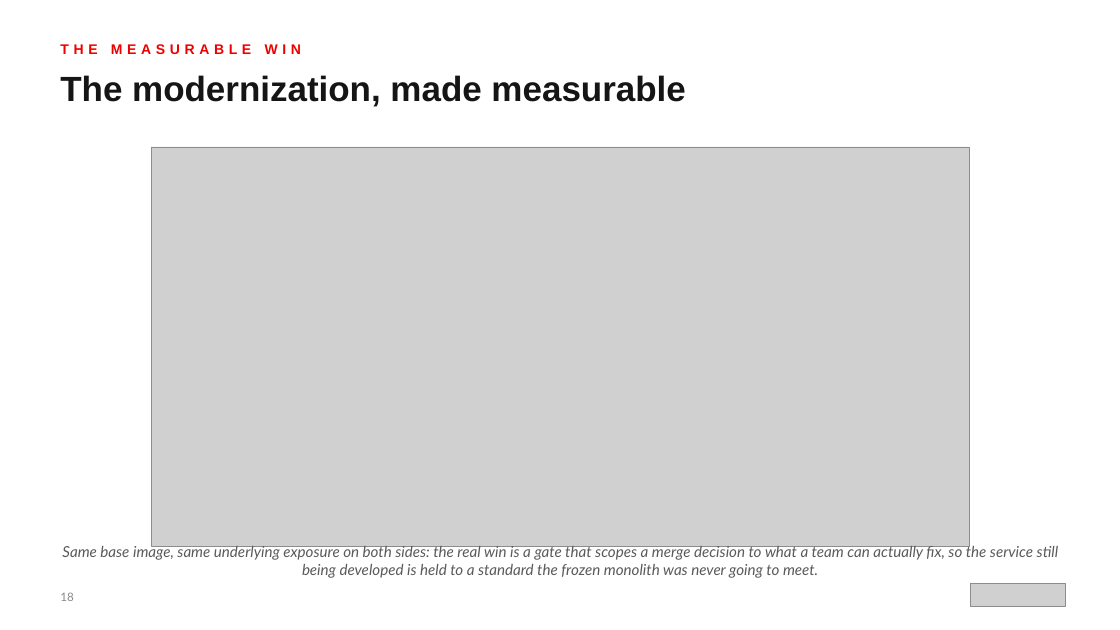
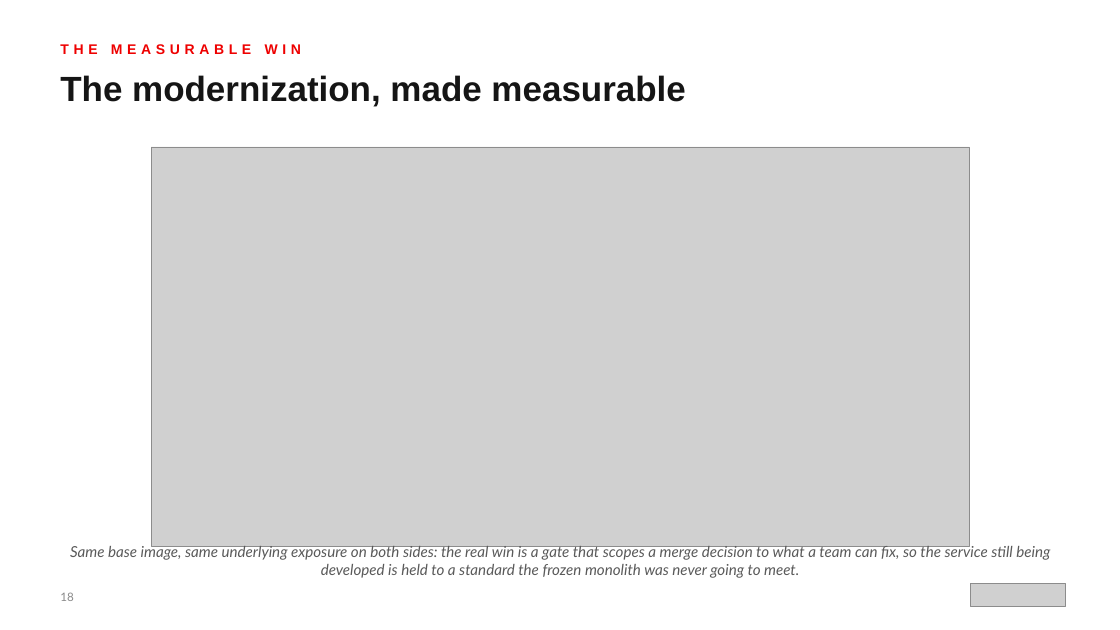
Before and after one commit to patterncatalyst/modernizing-enterprise-applications-python, a slide deck: slide 18 of presentation/lgtm-presentation/Modernizing-101.pptx. Drawn at 1120x630 pixels with LibreOffice and Linux fonts; fonts in the diff are those of the drawing; grey boxes stand for pictures. Boxes give left, top, right and bottom in pixels: in the first picture for what was removed or moved away, otherwise in the second. Text is boxed around its words. In the diff, an @@ line names an element or a change of style, - is before the commit and + after.

```diff
--- a/presentation/lgtm-presentation/Modernizing-101.pptx
+++ b/presentation/lgtm-presentation/Modernizing-101.pptx
@@ text at <box>70,543,1050,578</box>: text changed @@
-Same base image, same underlying exposure on both sides: the real win is a gate that scopes a merge decision to what a team can actually fix, so the service still being developed is held to a standard the frozen monolith was never going to meet.
+Same base image, same underlying exposure on both sides: the real win is a gate that scopes a merge decision to what a team can fix, so the service still being developed is held to a standard the frozen monolith was never going to meet.
```
Also in this commit, not shown: 5 other slides changed, 10 other files.
